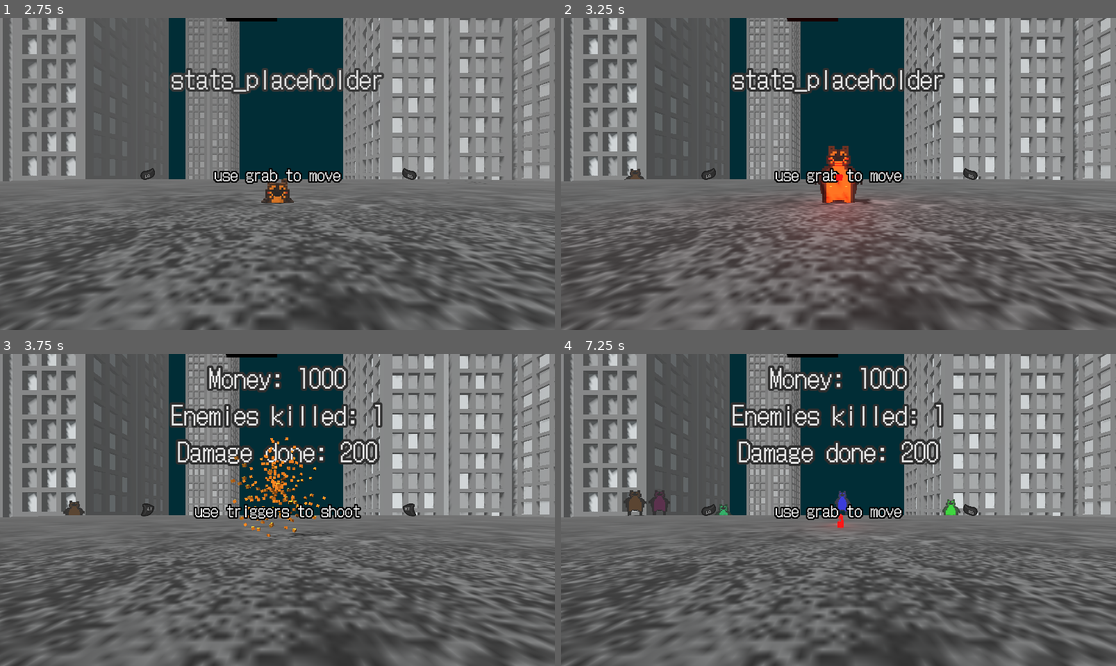
Above: before the commit, frames 1-4 (two rows, left to right).
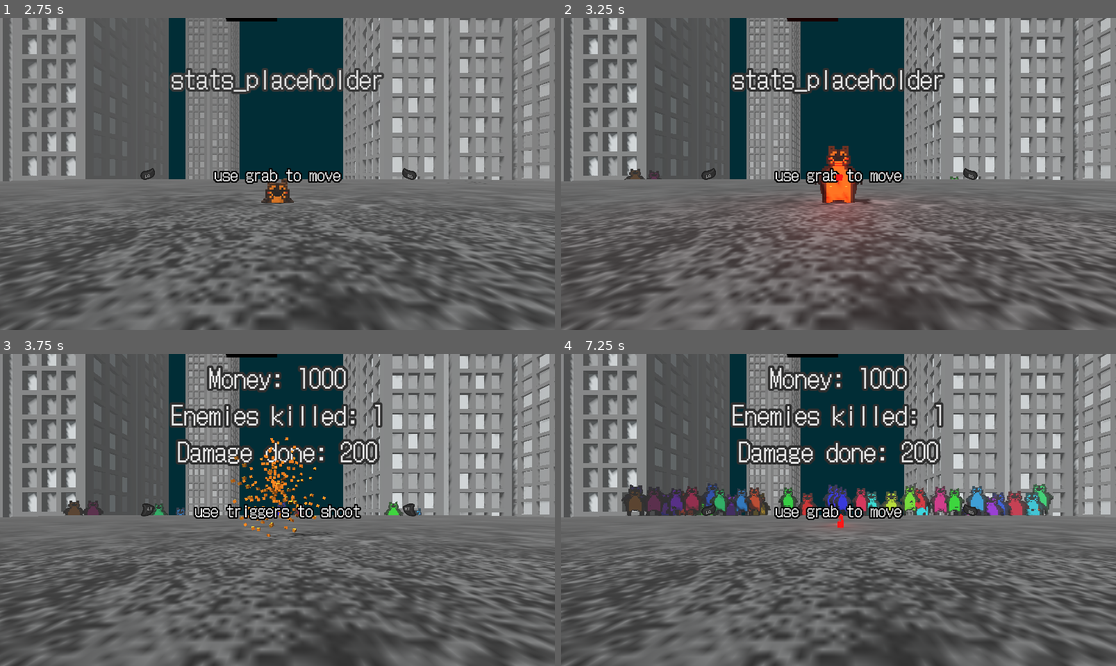
Above: after the commit, the same moments.

Repository: Majsek/Project_BC
Game: Godot game, scene res://scenes/world.tscn
Same seed, same stepped clock (60 frames per second), same inputs: the game is played once before the commit and once after it.
Inputs:
- Up to frame 1 (2.75 s): tap Enter (ui_accept) at 0.5, 0.77, 1.52 s; hold Right (ui_right) 0.53-1.28 s; hold Down (ui_down) 1.28-2.03 s; hold Right (ui_right) from 2.03 s (still down)
- Up to frame 2 (3.25 s): release Right (ui_right) at 2.78 s; hold Up (ui_up) from 2.78 s (still down); tap Enter (ui_accept) at 3.02 s
- Up to frame 3 (3.75 s): release Up (ui_up) at 3.53 s; hold Left (ui_left) from 3.53 s (still down)
- Up to frame 4 (7.25 s): tap Enter (ui_accept) at 3.77, 4.52, 6.02, 6.77 s; release Left (ui_left) at 5.03 s; hold Down (ui_down) 5.03-5.78 s; hold Right (ui_right) 5.78-6.53 s; hold Up (ui_up) from 6.53 s (still down)

Frame 1 is identical in both runs. In frame 2, less than 0.1% of the frame differs, in the area x 11-72%, y 48-52%; in frame 3, 0.4%; in frame 4, 4.4%, in the area x 10-89%, y 41-52%.

Commit message:
enemies spawn stacking fixed

Diff:
--- a/scenes/enemy.tscn
+++ b/scenes/enemy.tscn
@@ -14,7 +14,7 @@
 
 [sub_resource type="Animation" id="Animation_hu83i"]
 resource_name = "enemy_spawn"
-length = 3.6
+length = 5.0
 tracks/0/type = "value"
 tracks/0/imported = false
 tracks/0/enabled = true
@@ -39,17 +39,46 @@
 "update": 1,
 "values": [false, true]
 }
+tracks/2/type = "value"
+tracks/2/imported = false
+tracks/2/enabled = true
+tracks/2/path = NodePath(".:axis_lock_linear_y")
+tracks/2/interp = 1
+tracks/2/loop_wrap = true
+tracks/2/keys = {
+"times": PackedFloat32Array(0, 3.6),
+"transitions": PackedFloat32Array(1, 1),
+"update": 1,
+"values": [false, true]
+}
+
+[sub_resource type="Animation" id="Animation_owq4w"]
+length = 0.001
+tracks/0/type = "value"
+tracks/0/imported = false
+tracks/0/enabled = true
+tracks/0/path = NodePath(".:axis_lock_linear_y")
+tracks/0/interp = 1
+tracks/0/loop_wrap = true
+tracks/0/keys = {
+"times": PackedFloat32Array(0),
+"transitions": PackedFloat32Array(1),
+"update": 1,
+"values": [false]
+}
 
 [sub_resource type="AnimationLibrary" id="AnimationLibrary_xs3a3"]
 _data = {
+"RESET": SubResource("Animation_owq4w"),
 "enemy_spawn": SubResource("Animation_hu83i")
 }
 
 [node name="enemy" type="CharacterBody3D"]
-transform = Transform3D(0.295, 0, 0, 0, 0.295, 0, 0, 0, 0.295, 0, -8, 0)
+transform = Transform3D(0.295, 0, 0, 0, 0.295, 0, 0, 0, 0.295, 0, 0, 0)
 collision_layer = 2
-collision_mask = 3
+collision_mask = 0
 script = ExtResource("1_h4n54")
+follow_player_ = true
 
 [node name="CollisionShape3D" type="CollisionShape3D" parent="."]
 transform = Transform3D(1, 0, 0, 0, 1, 0, 0, 0, 1, 0, 1.72868, 0)
--- a/scripts/world.gd
+++ b/scripts/world.gd
@@ -104,7 +104,7 @@
 			#break
 	enemies_.append(enemy)
 	add_child(enemy)
-	await get_tree().create_timer(1).timeout
+	await get_tree().create_timer(0.1).timeout
 	difficulty_multiplier_ += 0.02
 	spawnEnemy()
 
Not shown: 1 places in scenes/enemy.tscn that only renumber resources
